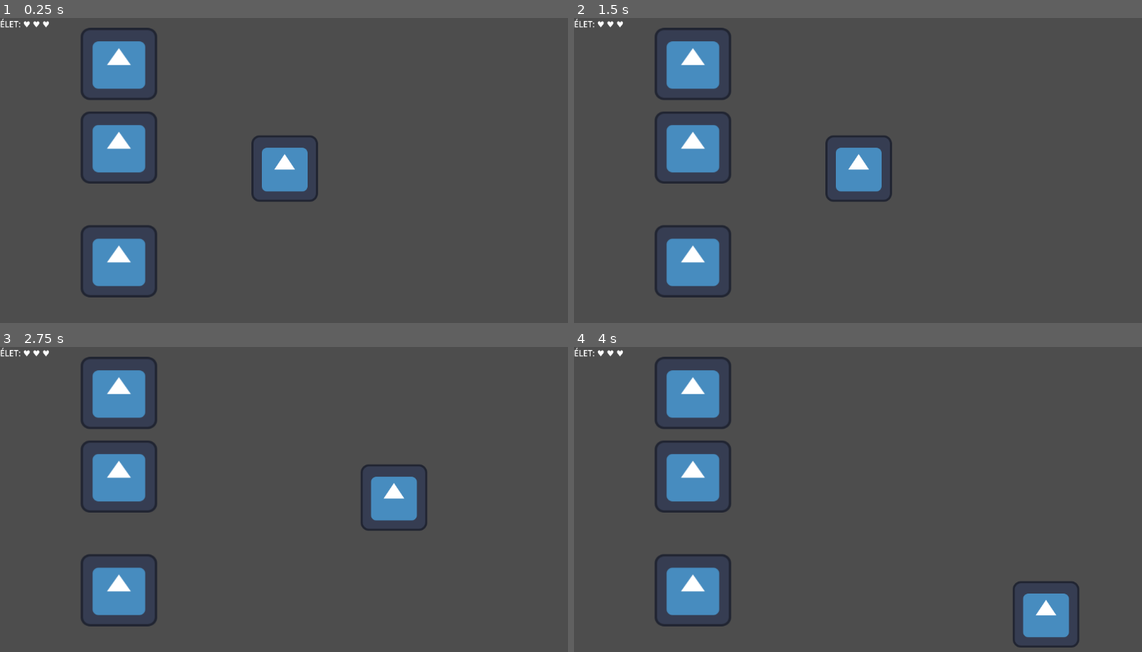
Above: before the commit, frames 1-4 (two rows, left to right).
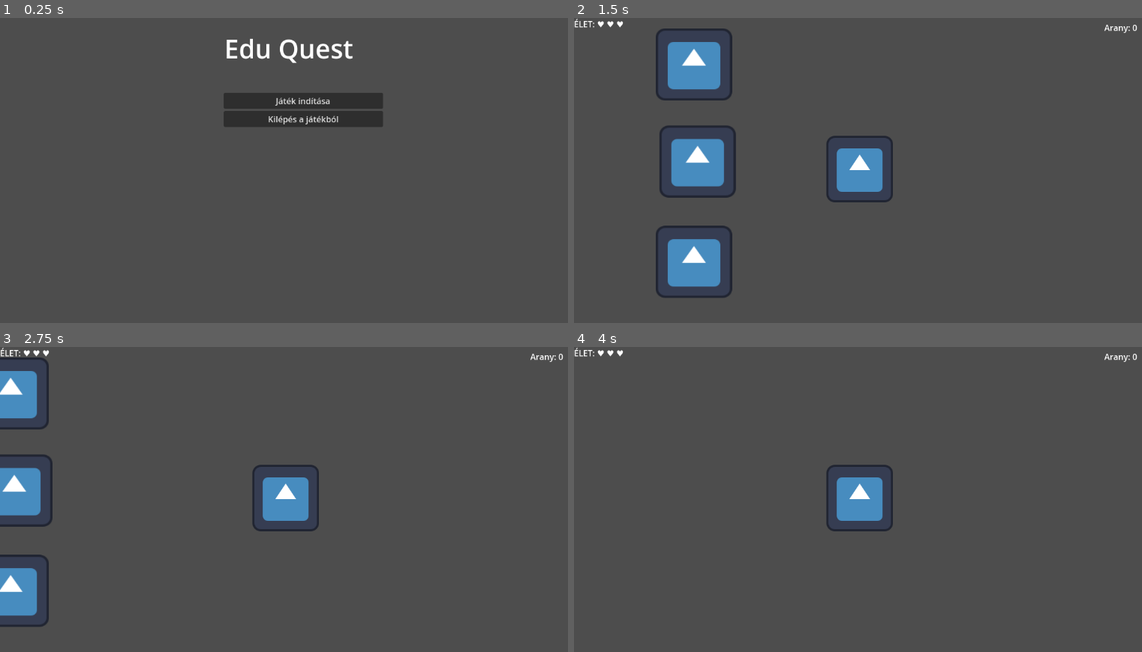
Above: after the commit, the same moments.

Repository: OsSatya4/data-driven-edu-rpg
Game: Godot game, scene res://Scenes/main_menu.tscn
Same seed, same stepped clock (60 frames per second), same inputs: the game is played once before the commit and once after it. Before the commit the project starts from res://Scenes/mainScene.tscn. The engine's default icon, where the game draws it, is replaced by a stand-in: a white triangle on a blue panel in a dark square.
Inputs (mouse positions are in pixels of both pictures, inside the frame that each line leads up to):
- Up to frame 1 (0.25 s): no input
- Up to frame 2 (1.5 s): click (875, 100) at 0.5 s, where only the run after the commit has a clickable "Játék indítása"; click (880, 100) at 1.25 s, where only the run after the commit has a clickable "Angol"
- Up to frame 3 (2.75 s): tap Enter at 2 s; hold Right (ui_right) from 2.03 s (still down)
- Up to frame 4 (4 s): release Right (ui_right) at 2.78 s; hold Down (ui_down) 2.78-3.53 s; hold Right (ui_right) from 3.53 s (still down)

The runs differ from the first frame. In frame 1, 10% of the frame differs, in the area x 0-68%, y 0-92%; in frame 2, 2.8%; in frame 3, 13%, in the area x 0-100%, y 2-92%; in frame 4, 8.6%.

Commit message:
feat: implement main menu and complete core gameplay loop

Diff:
--- a/Scenes/mainScene.tscn
+++ b/Scenes/mainScene.tscn
@@ -1,9 +1,8 @@
-[gd_scene load_steps=6 format=3 uid="uid://be5773mtg8a28"]
+[gd_scene load_steps=5 format=3 uid="uid://be5773mtg8a28"]
 
 [ext_resource type="PackedScene" uid="uid://reb7s4xp0idd" path="res://Scenes/player.tscn" id="2_ly6xb"]
 [ext_resource type="PackedScene" uid="uid://baycyqokwt73m" path="res://Scenes/chest.tscn" id="3_hewda"]
 [ext_resource type="PackedScene" uid="uid://437uj0qsctvp" path="res://Scenes/question_ui.tscn" id="3_m8nr8"]
-[ext_resource type="Script" uid="uid://d4mtth0iyw21i" path="res://Scripts/question_ui.gd" id="4_m8nr8"]
 [ext_resource type="PackedScene" uid="uid://lgxfkpcffcit" path="res://Scenes/game_over_ui.tscn" id="5_47rga"]
 
 [node name="Main" type="Node2D"]
@@ -13,6 +12,7 @@
 [node name="Player" parent="Node2D" instance=ExtResource("2_ly6xb")]
 
 [node name="Chest" parent="Node2D" instance=ExtResource("3_hewda")]
+position = Vector2(7, 26)
 
 [node name="Chest2" parent="Node2D" instance=ExtResource("3_hewda")]
 position = Vector2(0, 219)
@@ -20,17 +20,26 @@
 [node name="Chest3" parent="Node2D" instance=ExtResource("3_hewda")]
 position = Vector2(0, -161)
 
-[node name="QuestionUI" parent="Node2D" instance=ExtResource("3_m8nr8")]
+[node name="CanvasLayer" type="CanvasLayer" parent="."]
+process_mode = 3
+
+[node name="QuestionUI" parent="CanvasLayer" instance=ExtResource("3_m8nr8")]
 offset_left = 17.0
 offset_top = 120.0
 offset_right = 57.0
 offset_bottom = 160.0
-script = ExtResource("4_m8nr8")
 
-[node name="HealthLabel" type="Label" parent="Node2D"]
-offset_right = 103.0
-offset_bottom = 32.0
+[node name="HealthLabel" type="Label" parent="CanvasLayer"]
+offset_right = 122.0
+offset_bottom = 46.0
 text = "ÉLET: ♥ ♥ ♥"
 
-[node name="GameOverUI" parent="Node2D" instance=ExtResource("5_47rga")]
+[node name="CoinLabel" type="Label" parent="CanvasLayer"]
+offset_left = 1019.0
+offset_top = 7.0
+offset_right = 1143.0
+offset_bottom = 53.0
+text = "Arany: 0"
+
+[node name="GameOverUI" parent="CanvasLayer" instance=ExtResource("5_47rga")]
 visible = false
--- /dev/null
+++ b/Scenes/main_menu.tscn
@@ -0,0 +1,62 @@
+[gd_scene load_steps=2 format=3 uid="uid://dh0ql5y0rnotc"]
+
+[ext_resource type="Script" uid="uid://dtweufm5n7s2n" path="res://Scripts/main_menu.gd" id="1_28flt"]
+
+[node name="MainMenu" type="Control"]
+layout_mode = 3
+anchors_preset = 15
+anchor_right = 1.0
+anchor_bottom = 1.0
+grow_horizontal = 2
+grow_vertical = 2
+script = ExtResource("1_28flt")
+
+[node name="TitelLabel" type="Label" parent="."]
+layout_mode = 0
+offset_left = 345.0
+offset_top = 3.0
+offset_right = 766.0
+offset_bottom = 114.0
+theme_override_font_sizes/font_size = 50
+text = "Edu Quest"
+horizontal_alignment = 1
+vertical_alignment = 1
+
+[node name="MainMenuContainer" type="VBoxContainer" parent="."]
+layout_mode = 1
+anchors_preset = -1
+anchor_right = 0.017
+anchor_bottom = 0.031
+offset_left = 430.0
+offset_top = 144.0
+offset_right = 716.416
+offset_bottom = 502.912
+
+[node name="PlayButton" type="Button" parent="MainMenuContainer"]
+layout_mode = 2
+text = "Játék indítása"
+
+[node name="ExitButton" type="Button" parent="MainMenuContainer"]
+layout_mode = 2
+text = "Kilépés a játékból"
+
+[node name="SubjectMenuContainer" type="VBoxContainer" parent="."]
+visible = false
+layout_mode = 0
+offset_left = 435.0
+offset_top = 143.0
+offset_right = 739.0
+offset_bottom = 311.0
+
+[node name="Subject1Button" type="Button" parent="SubjectMenuContainer"]
+layout_mode = 2
+text = "Angol"
+
+[node name="BackButton" type="Button" parent="SubjectMenuContainer"]
+layout_mode = 2
+text = "Vissza"
+
+[connection signal="pressed" from="MainMenuContainer/PlayButton" to="." method="_on_play_button_pressed"]
+[connection signal="pressed" from="MainMenuContainer/ExitButton" to="." method="_on_exit_button_pressed"]
+[connection signal="pressed" from="SubjectMenuContainer/Subject1Button" to="." method="_on_subject_1_button_pressed"]
+[connection signal="pressed" from="SubjectMenuContainer/BackButton" to="." method="_on_back_button_pressed"]
--- a/Scenes/player.tscn
+++ b/Scenes/player.tscn
@@ -16,3 +16,6 @@
 [node name="CollisionShape2D" type="CollisionShape2D" parent="."]
 position = Vector2(547, 290)
 shape = SubResource("RectangleShape2D_cvnsp")
+
+[node name="Camera2D" type="Camera2D" parent="."]
+position = Vector2(574, 323)
--- a/Scenes/question_ui.tscn
+++ b/Scenes/question_ui.tscn
@@ -1,10 +1,20 @@
-[gd_scene format=3 uid="uid://437uj0qsctvp"]
+[gd_scene load_steps=2 format=3 uid="uid://437uj0qsctvp"]
+
+[ext_resource type="Script" uid="uid://d4mtth0iyw21i" path="res://Scripts/question_ui.gd" id="1_wdsiw"]
 
 [node name="QuestionUI" type="Control"]
 layout_mode = 3
 anchors_preset = 0
 offset_right = 40.0
 offset_bottom = 40.0
+script = ExtResource("1_wdsiw")
+
+[node name="TimerLabel" type="Label" parent="."]
+layout_mode = 2
+offset_left = 324.0
+offset_top = 149.0
+offset_right = 378.0
+offset_bottom = 172.0
 
 [node name="Panel" type="PanelContainer" parent="."]
 layout_mode = 0
@@ -51,3 +61,8 @@
 size_flags_horizontal = 3
 size_flags_vertical = 3
 text = "D"
+
+[node name="Timer" type="Timer" parent="."]
+process_mode = 3
+
+[connection signal="timeout" from="Timer" to="." method="_on_timer_timeout"]
--- a/Scripts/chest.gd
+++ b/Scripts/chest.gd
@@ -1,6 +1,6 @@
 extends Area2D
 
-@onready var question_ui=$"../QuestionUI"
+@onready var question_ui=$"../../CanvasLayer/QuestionUI"
 
 func _on_body_entered(body: Node2D) -> void:
 	print("Valami hozzáért a ládához", body.name)
--- a/Scripts/game_over_ui.gd
+++ b/Scripts/game_over_ui.gd
@@ -11,6 +11,9 @@
 	pass
 
 func _on_restart_pressed():
+	get_tree().paused=false
 	get_tree().reload_current_scene()
+
 func _on_exit_pressed():
-	get_tree().quit()
+	get_tree().paused=false
+	get_tree().change_scene_to_file("res://Scenes/main_menu.tscn")
--- /dev/null
+++ b/Scripts/main_menu.gd
@@ -0,0 +1,19 @@
+extends Control
+
+@onready var main_menu_container = $MainMenuContainer
+@onready var subject_menu_container = $SubjectMenuContainer
+
+func _on_play_button_pressed() -> void:
+	main_menu_container.hide()
+	subject_menu_container.show()
+
+func _on_exit_button_pressed() -> void:
+	get_tree().quit()
+
+func _on_subject_1_button_pressed() -> void:
+	get_tree().change_scene_to_file("res://Scenes/mainScene.tscn")
+
+
+func _on_back_button_pressed() -> void:
+	subject_menu_container.hide()
+	main_menu_container.show()
--- a/Scripts/question_ui.gd
+++ b/Scripts/question_ui.gd
@@ -7,9 +7,14 @@
 @onready var button_4 = $Panel/VBoxContainer/GridContainer/Button4
 @onready var health_label=$"../HealthLabel"
 @onready var game_over_ui=$"../GameOverUI"
+@onready var coin_label=$"../CoinLabel"
+@onready var timer_label=$"TimerLabel"
+@onready var timer =$"Timer"
 
 var current_correct_index=-1
 var hp=3
+var coins=0
+var time_left=30
 
 func _ready():
 	hide()
@@ -19,8 +24,13 @@
 	button_3.pressed.connect(check_answer.bind(2))
 	button_4.pressed.connect(check_answer.bind(3))
 
+#kérdés és válasz megjelenítése
 func show_question(questions: String, answers:Array, correct_index:int):
+	var buttons=[button_1,button_2,button_3,button_4]
 	question_label.text=questions
+
+	for b in buttons:
+		b.disabled=false
 
 	button_1.modulate=Color.WHITE
 	button_2.modulate=Color.WHITE
@@ -34,15 +44,27 @@
 
 	current_correct_index=correct_index
 
+	time_left=30
+	timer_label.text="00:"+str(time_left)
+	timer.start()
+
 	show()
+	get_tree().paused=true
 
+#válasz ellenörzése
 func check_answer(selected_index:int):
 	var buttons=[button_1,button_2,button_3,button_4]
 	var pressed_button=buttons[selected_index]
+	timer.stop()
+
+	for b in buttons:
+		b.disabled=true
 
 	if selected_index==current_correct_index:
 		print("HELYES VÁLASZ!")
 		pressed_button.modulate=Color.GREEN
+		coins+=10
+		coin_label.text="Arany: "+str(coins)
 	else:
 		print("ROSSZ VÁLASZ!")
 		pressed_button.modulate=Color.RED
@@ -56,5 +78,31 @@
 			health_label.text="VÉGE A JÁTÉKNAK"
 			game_over_ui.show()
 
-	await get_tree().create_timer(2.0).timeout
+	await get_tree().create_timer(1.0, true).timeout
 	hide()
+	get_tree().paused=false
+
+func _on_timer_timeout():
+	time_left-=1
+
+	#timer formázása
+	if time_left<10:
+		timer_label.text="00:0"+str(time_left)
+	else:
+		timer_label.text="00:"+str(time_left)
+
+	#lejárt időért büntetés
+	if time_left<=0:
+		timer.stop()
+		hp-=1
+		if hp==2:
+			health_label.text="ÉLET: ♥ ♥"
+			get_tree().paused = false
+		elif hp==1:
+			health_label.text="ÉLET: ♥ "
+			get_tree().paused = false
+		elif  hp<=0:
+			health_label.text="VÉGE A JÁTÉKNAK"
+			game_over_ui.show()
+
+		hide()
--- a/project.godot
+++ b/project.godot
@@ -11,7 +11,7 @@
 [application]
 
 config/name="firstGame"
-run/main_scene="uid://be5773mtg8a28"
+run/main_scene="uid://dh0ql5y0rnotc"
 config/features=PackedStringArray("4.4", "GL Compatibility")
 config/icon="res://icon.svg"
 
Not shown, added: Scripts/main_menu.gd.uid
